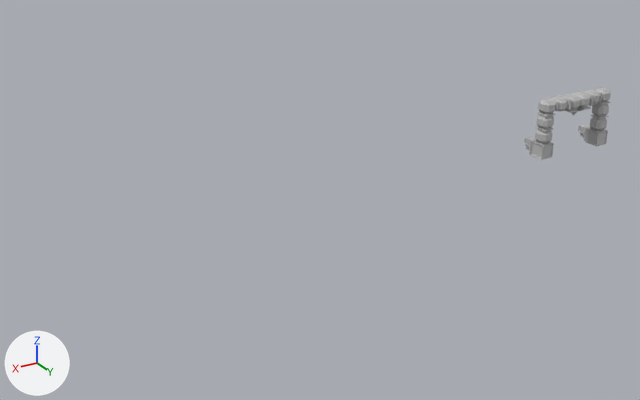
Renders of the FBX model Assets/Art/Models/Level/Puerta conecta pasillos.fbx from each side of a commit.
Both versions are drawn from a 50 mm lens placed at (3.79, 4.29, 1.76), pointed at (1.71, 0.81, 0.03). The axes (+X, +Y, +Z) are drawn at lower left. The lights are the same throughout. Where no turn or scale is listed for an object, it has been applied to the vertices. Vertices at the same position are counted once.
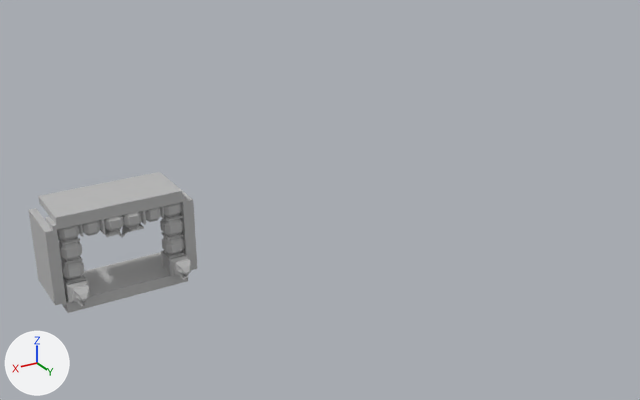
What differs and where, as boxes (x1, y1, x2, y2) in the pictures (640 x 400 px; the box of a moved part takes in the faces that stretch with it):
'pCube12', reshaped, moved (92% wider, 92% taller)
    before: (524, 87, 611, 160)
    after: (29, 172, 197, 313)
part 1 of me_mesh, moved or reshaped
    before: (524, 93, 580, 160)
    after: (122, 203, 191, 280)
part 2 of me_mesh, moved or reshaped
    before: (572, 87, 611, 146)
    after: (57, 216, 124, 307)
part 3 of me_mesh, added
    after: (29, 172, 197, 313)

The edits, one by one:
me_mesh is used by ob_pcube12; location (-0.001, 0.777, -0.026).
me_mesh had 710 vertices, 754 faces and spanned x -0.263..0.263, y -0.101..0.101, z 0.0..0.337.
me_mesh now has 774 vertices, 818 faces and spans x -0.309..0.309, y -0.222..0.128, z -0.001..0.423.
me_mesh part 1: the loose piece of 355 vertices spanning x 0.0..0.263, y -0.101..0.101, z 0.0..0.337 is turned 180 degrees about the z axis through its middle and scaled by 0.99, then moved by (-0.268, 0.028, 0.043).
me_mesh part 2: the loose piece of 355 vertices spanning x -0.263..0.0, y -0.101..0.101, z 0.0..0.337 is turned -180 degrees about the z axis through its middle and scaled by 0.99, then moved by (0.256, 0.028, 0.043).
me_mesh part 3: a new loose piece of 64 vertices spanning x -0.309..0.309, y -0.222..0.03, z -0.001..0.423, in mat_lambert1 (grey #bcbcbc).
Object 'pCube12' (ob_pcube12) moves from (-0.001, 0.777, -0.026) to (2.799, 1.056, -0.073).
